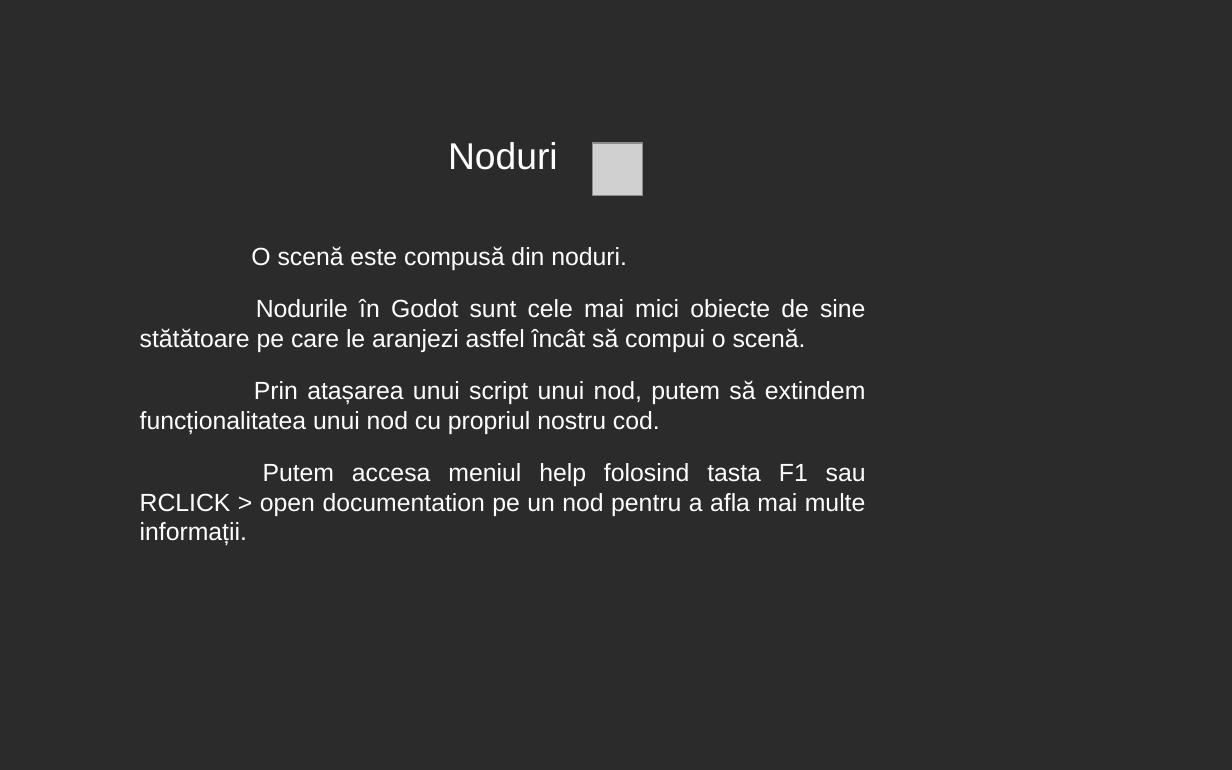
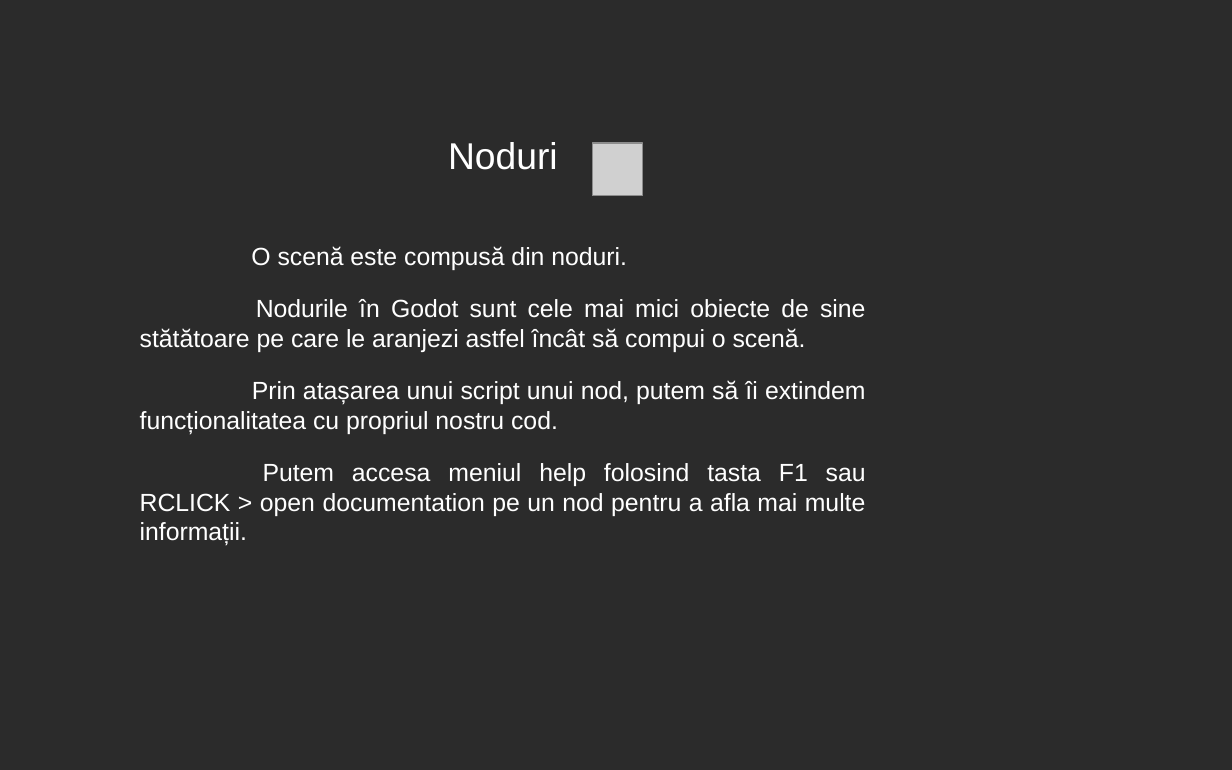
Before and after one commit to 0xspiderr/gdc-upt-presentations, a slide deck: slide 9 of presentation_1/1_introducere_in_godot.odp. Drawn at 1232x770 pixels with LibreOffice and Linux fonts; fonts in the diff are those of the drawing; grey boxes stand for pictures; background and template pictures are left out; a plain dark background stands for a picture behind light text. Boxes give left, top, right and bottom in pixels: in the first picture for what was removed or moved away, otherwise in the second. Text is boxed around its words. In the diff, an @@ line names an element or a change of style, - is before the commit and + after.

```diff
--- a/presentation_1/1_introducere_in_godot.odp
+++ b/presentation_1/1_introducere_in_godot.odp
@@ text at (140, 380, 865, 435): text changed @@
-Prin atașarea unui script unui nod, putem să extindem funcționalitatea unui nod cu propriul nostru cod.
+Prin atașarea unui script unui nod, putem să îi extindem funcționalitatea cu propriul nostru cod.
```
Also in this commit, not shown: 9 other slides changed, 28 slides added, 1 slide removed, 19 other files.
